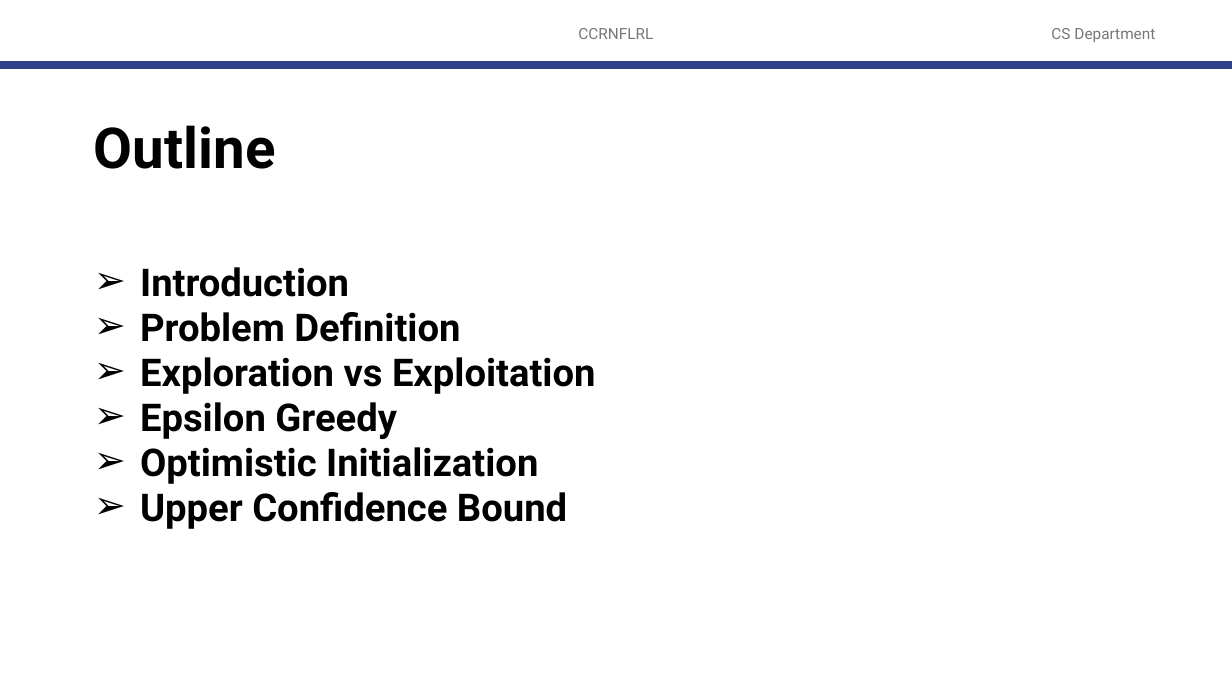
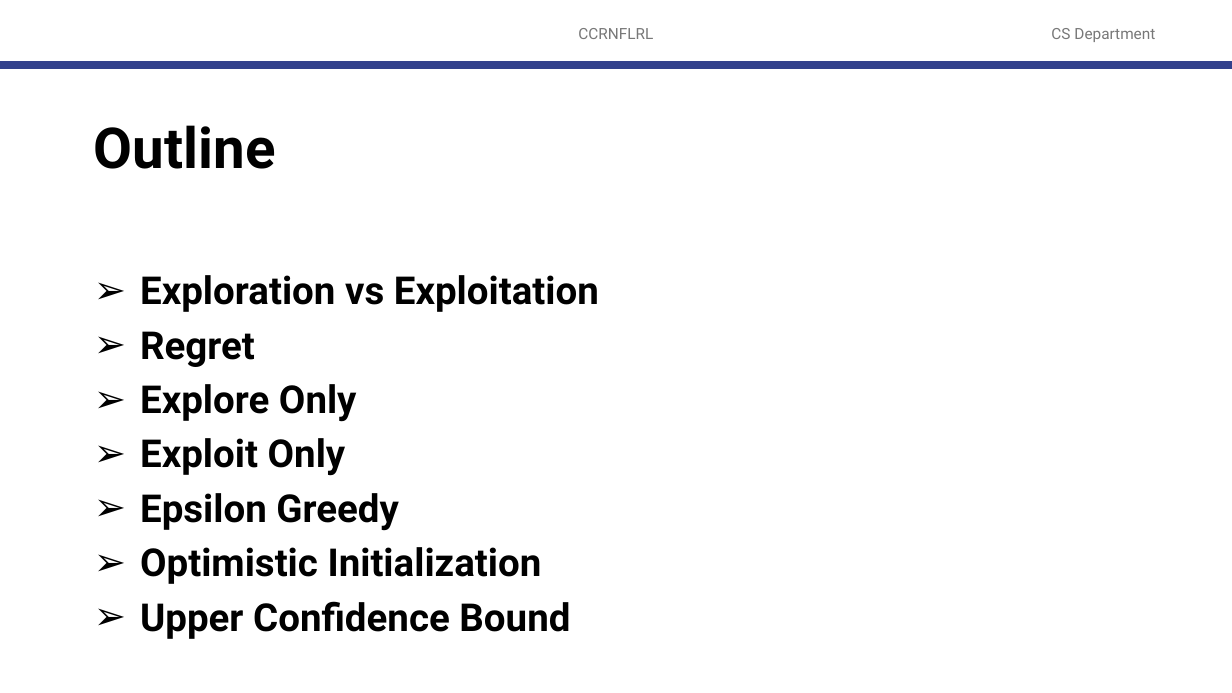
Before and after one commit to robitussin/CCRNFLRL, a slide deck: slide 2 of 9 - Exploration and Exploitation/Exploration and Exploitation.pptx. Drawn at 1232x693 pixels with LibreOffice and Linux fonts; fonts in the diff are those of the drawing; background and template pictures are left out. Boxes give left, top, right and bottom in pixels: in the first picture for what was removed or moved away, otherwise in the second. Text is boxed around its words. In the diff, an @@ line names an element or a change of style, - is before the commit and + after.

Commit message:
Updated slide on exploration vs exploitation

```diff
--- a/9 - Exploration and Exploitation/Exploration and Exploitation.pptx
+++ b/9 - Exploration and Exploitation/Exploration and Exploitation.pptx
@@ text at <box>140,267,460,342</box>: paragraphs removed @@
-➢ Introduction
-➢ Problem Definition
@@ text at <box>140,275,599,639</box>: size 29.8 to 30 pt in "Exploration vs Exploitation", "Epsilon Greedy", "Optimistic Initialization", "Upper Confidence Bound"; line spacing 0.7 to 0.9 @@
@@ text at <box>140,331,357,476</box>: paragraphs added @@
+➢ Regret
+➢ Explore Only
+➢ Exploit Only
```
Also in this commit, not shown: 31 other slides changed, 46 slides added, 12 slides removed, 1 other file.
